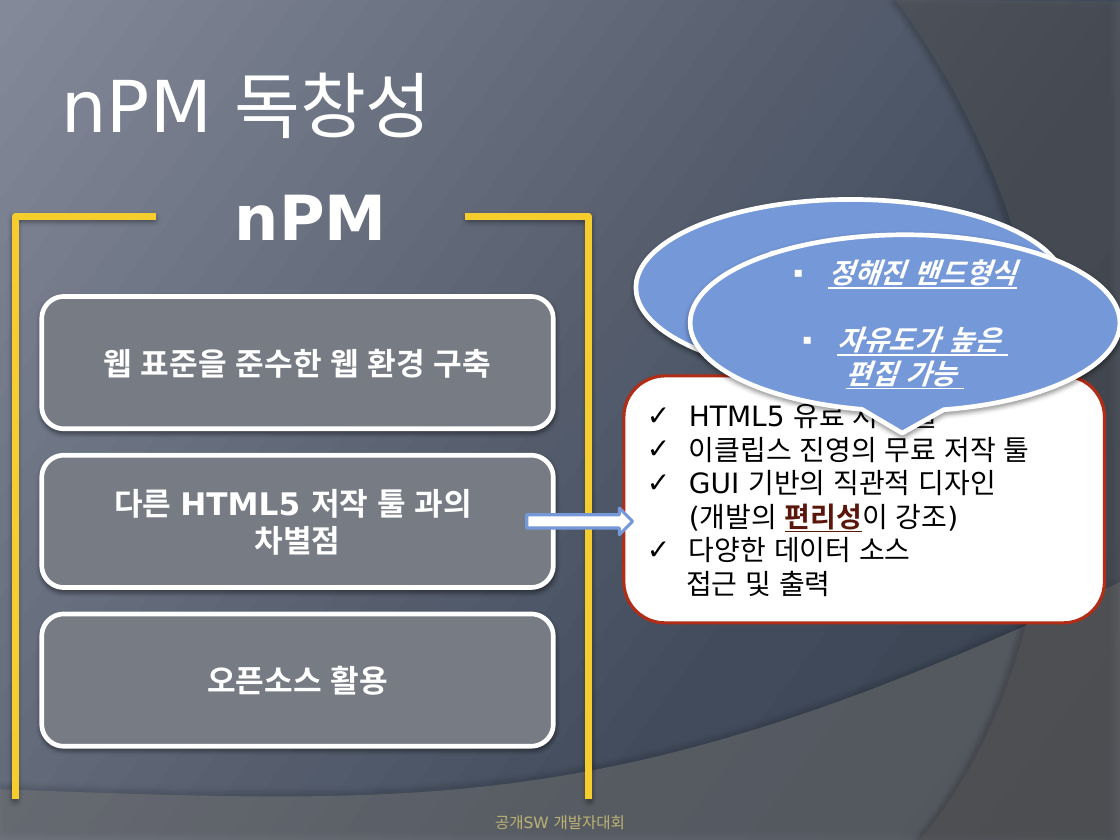
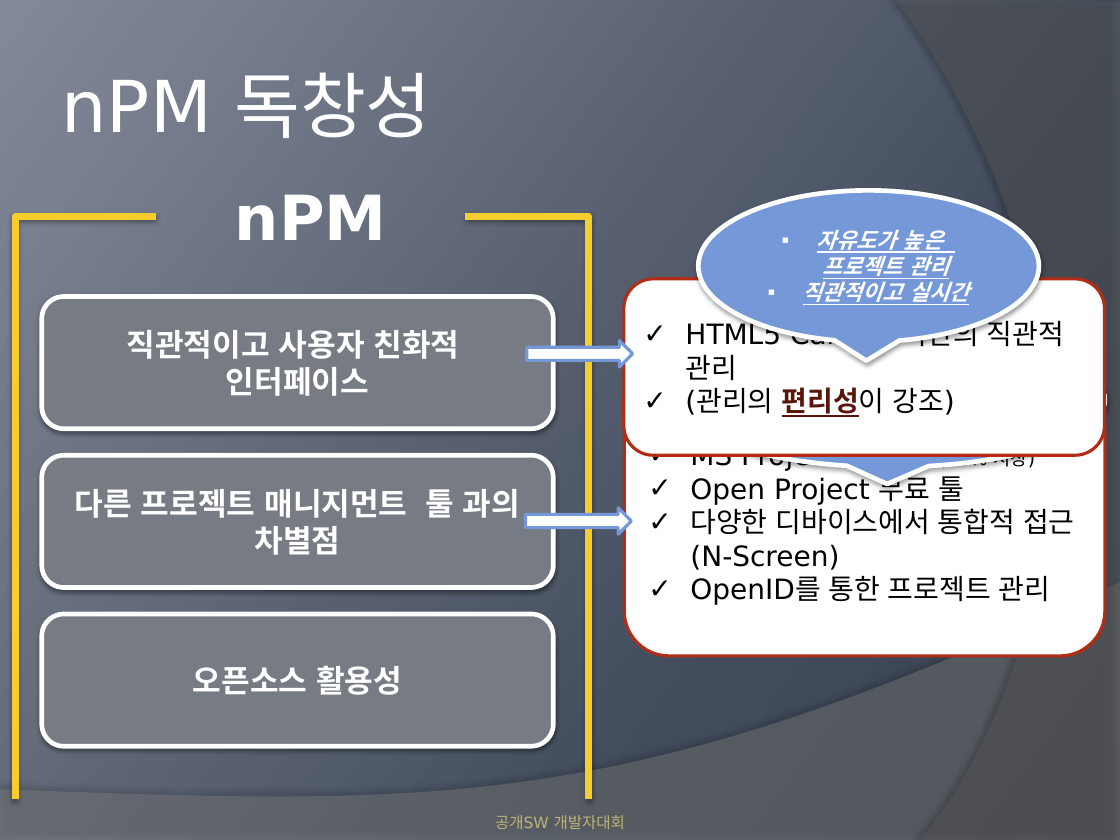
Before and after one commit to nPMbynPM/nPM, a slide deck: slide 9 of nPMCore/document/nPM_N 스크린을 위한 클라우드 기반의 소셜 프로젝트 매니지먼트.pptx. Drawn at 1120x840 pixels with LibreOffice and Linux fonts; fonts in the diff are those of the drawing. Boxes give left, top, right and bottom in pixels: in the first picture for what was removed or moved away, otherwise in the second. Text is boxed around its words. In the diff, an @@ line names an element or a change of style, - is before the commit and + after.

```diff
--- a/nPMCore/document/nPM_N 스크린을 위한 클라우드 기반의 소셜 프로젝트 매니지먼트.pptx
+++ b/nPMCore/document/nPM_N 스크린을 위한 클라우드 기반의 소셜 프로젝트 매니지먼트.pptx
@@ speech bubble "자유도가 높은 프로젝트 관리": place and size @@
-speech bubble "자유도가 높은 프로젝트 관리" at box(690, 235, 1120, 411)
+speech bubble "자유도가 높은 프로젝트 관리" at box(698, 190, 1038, 342)
@@ text in speech bubble at box(803, 230, 969, 305): text changed; size 18 to 14 pt @@
-▪ 정해진 밴드형식
-▪ 자유도가 높은
-편집 가능
+▪ 자유도가 높은
+  프로젝트 관리
+▪ 직관적이고 실시간
@@ rounded rectangle added at box(624, 279, 1104, 455), fill #FFFFFF, outline #B32C16 2 pt, 18 pt, text #000000 @@
+✓ HTML5 Canvas 기반의 직관적 관리
+✓ (관리의 편리성이 강조)
@@ text in rounded rectangle at box(127, 330, 459, 396): text changed @@
-웹 표준을 준수한 웹 환경 구축
+직관적이고 사용자 친화적
+인터페이스
@@ right arrow added at box(526, 340, 632, 367), fill #FFFFFF, outline #7598D9 2 pt @@
@@ speech bubble "다른 제품과 호환(MS Project)": place and size @@
-speech bubble "다른 제품과 호환(MS Project)" at box(636, 199, 1066, 375)
+speech bubble "다른 제품과 호환(MS Project)" at box(675, 333, 1105, 467)
@@ text in speech bubble at box(809, 343, 1006, 417): text changed @@
-▪ 태그타이핑
-▪ 문법요소검사
-▪ 제품 변환(adobe)
+▪ 다른 제품과 호환(MS Project)
@@ rounded rectangle "MS Project 유료 툴 (70% ...": place and size @@
-rounded rectangle "MS Project 유료 툴 (70% ..." at box(624, 376, 1104, 623)
+rounded rectangle "MS Project 유료 툴 (70% ..." at box(624, 386, 1104, 655)
@@ text in rounded rectangle at box(690, 437, 1075, 605): text changed @@
-✓ HTML5 유료 저작 툴
-✓ 이클립스 진영의 무료 저작 툴
-✓ GUI 기반의 직관적 디자인 (개발의 편리성이 강조)
-✓ 다양한 데이터 소스
-접근 및 출력
+✓ MS Project 유료 툴 (70% 시장)
+✓ Open Project 무료 툴
+✓ 다양한 디바이스에서 통합적 접근 (N-Screen)
+✓ OpenID를 통한 프로젝트 관리
@@ text in rounded rectangle at box(75, 489, 520, 555): text changed @@
-다른 HTML5 저작 툴 과의
-차별점
+다른 프로젝트 매니지먼트 툴 과의 차별점
@@ text in rounded rectangle at box(193, 666, 402, 695): text changed @@
-오픈소스 활용
+오픈소스 활용성
```
Also in this commit, not shown: 5 other slides changed.
